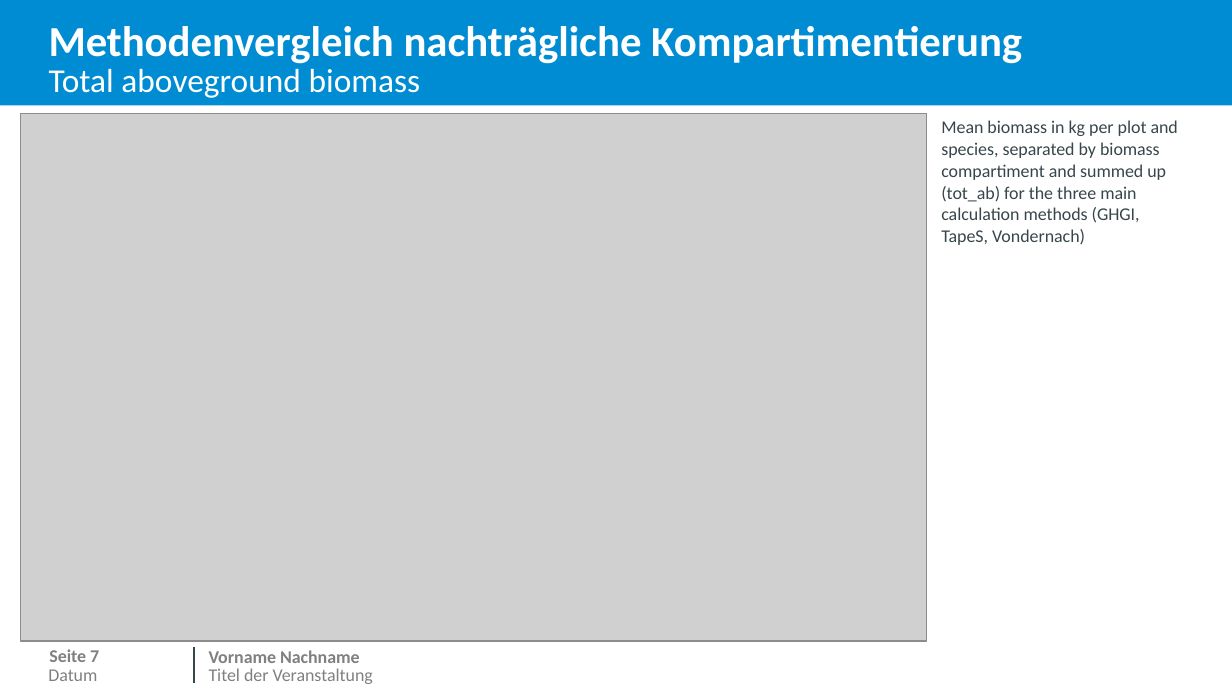
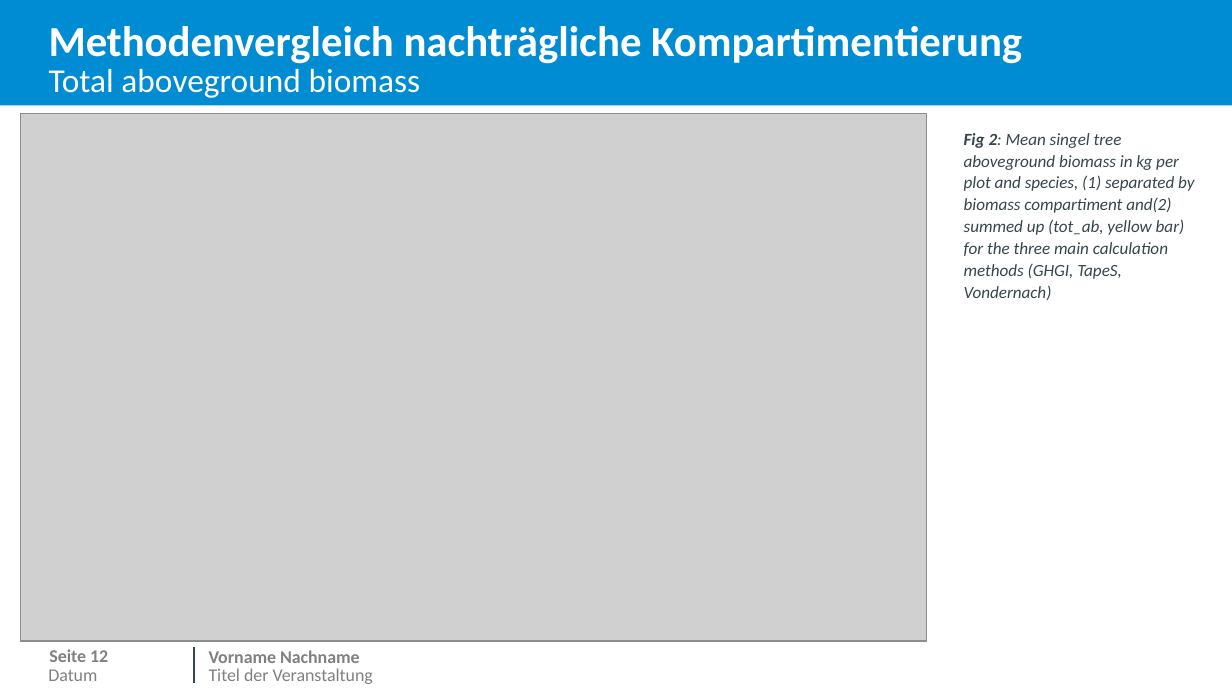
Before and after one commit to JetteGercken/TI_BZE_BE_analysis, a slide deck: slide 13 of info/biomasse_vergleich_MoMoK_BE.pptx (slide 8 before the commit). Drawn at 1232x693 pixels with LibreOffice and Linux fonts; fonts in the diff are those of the drawing; grey boxes stand for pictures; background and template pictures are left out. Boxes give left, top, right and bottom in pixels: in the first picture for what was removed or moved away, otherwise in the second. Text is boxed around its words. In the diff, an @@ line names an element or a change of style, - is before the commit and + after.

Commit message:
DHB theresholds biomass funkctions GHGI

```diff
--- a/info/biomasse_vergleich_MoMoK_BE.pptx
+++ b/info/biomasse_vergleich_MoMoK_BE.pptx
@@ text at bbox=[964, 133, 1194, 279]: text changed; size 10.5 to 10 pt; italic on @@
-Mean biomass in kg per plot and species, separated by biomass compartiment and summed up (tot_ab) for the three main calculation methods (GHGI, TapeS, Vondernach)
+Fig 2: Mean singel tree aboveground biomass in kg per plot and species, (1) separated by biomass compartiment and(2) summed up (tot_ab, yellow bar) for the three main calculation methods (GHGI, TapeS, Vondernach)
@@ page number at bbox=[49, 649, 108, 662]: text changed @@
-Seite 7
+Seite 12
```
Also in this commit, not shown: 5 other slides changed, 5 slides added, 4 slides removed, 1 other file.
